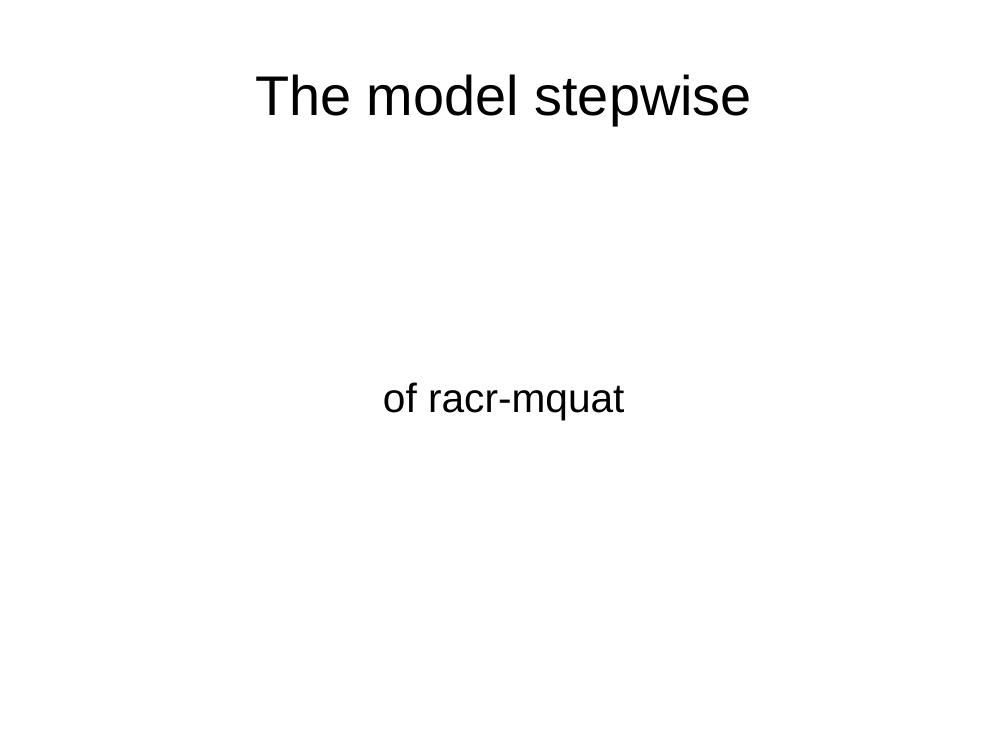
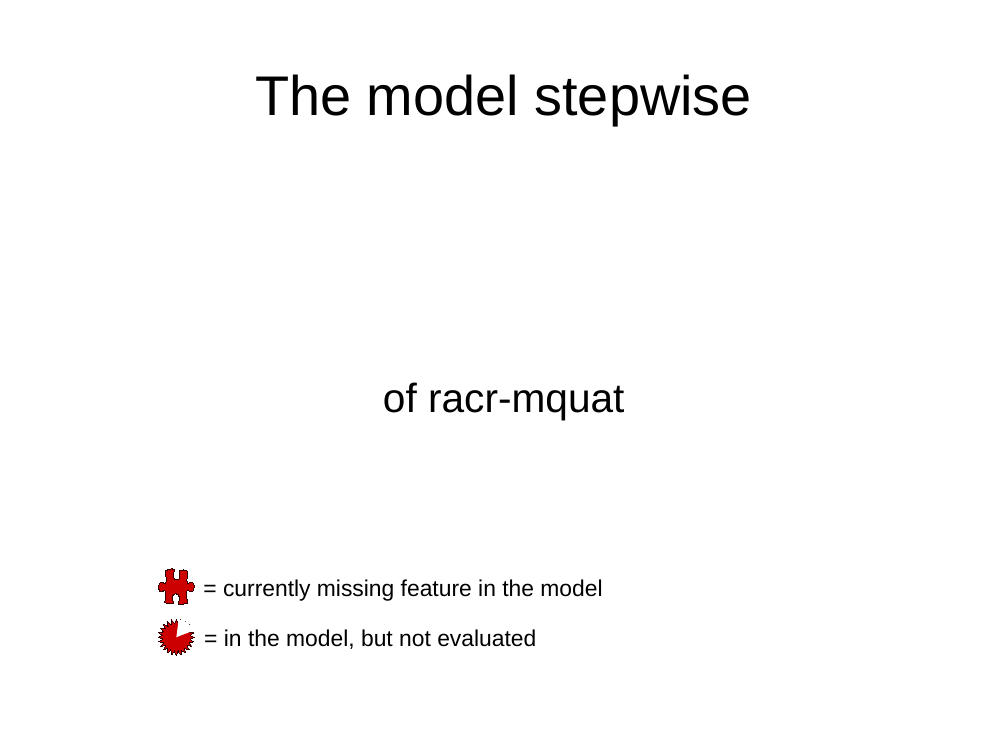
Before and after one commit to rene-schoene/racr-mquat, a slide deck: slide 1 of doc/the-model.odp. Drawn at 1008x756 pixels with LibreOffice and Linux fonts; fonts in the diff are those of the drawing. Boxes give left, top, right and bottom in pixels: in the first picture for what was removed or moved away, otherwise in the second. Text is boxed around its words. In the diff, an @@ line names an element or a change of style, - is before the commit and + after.

Commit message:
underlined means concept of model. added symbols showing what is missing.

```diff
--- a/doc/the-model.odp
+++ b/doc/the-model.odp
@@ freeform shape added at (158, 569, 194, 605), fill #CC0000, outline #330000 0 pt @@
@@ text added at (223, 579, 602, 601), 18 pt, text #000000 @@
+= currently missing feature in the model
@@ freeform shape added at (158, 619, 194, 655), fill #CC0000, outline #330000 0 pt @@
@@ pie slice (boxed as its full ellipse) added at (158, 619, 194, 655), fill #FFFFFF @@
@@ text added at (224, 629, 536, 649), 18 pt, text #000000 @@
+= in the model, but not evaluated
```
Also in this commit, not shown: 4 other slides changed.
